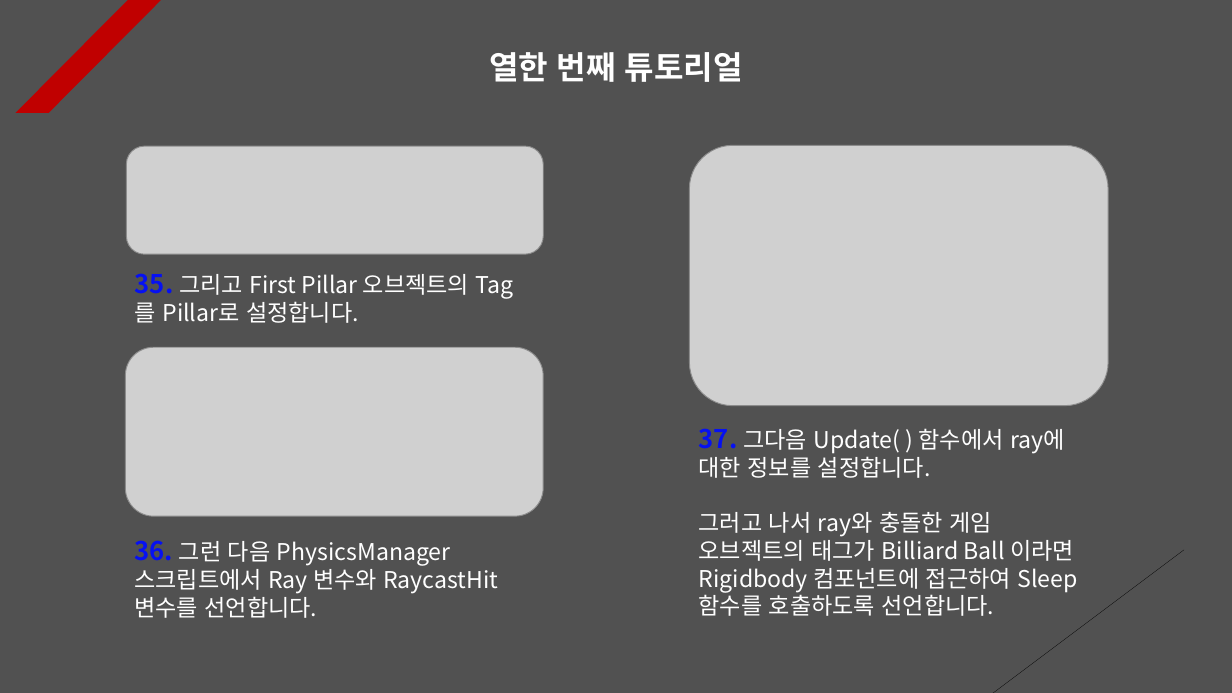
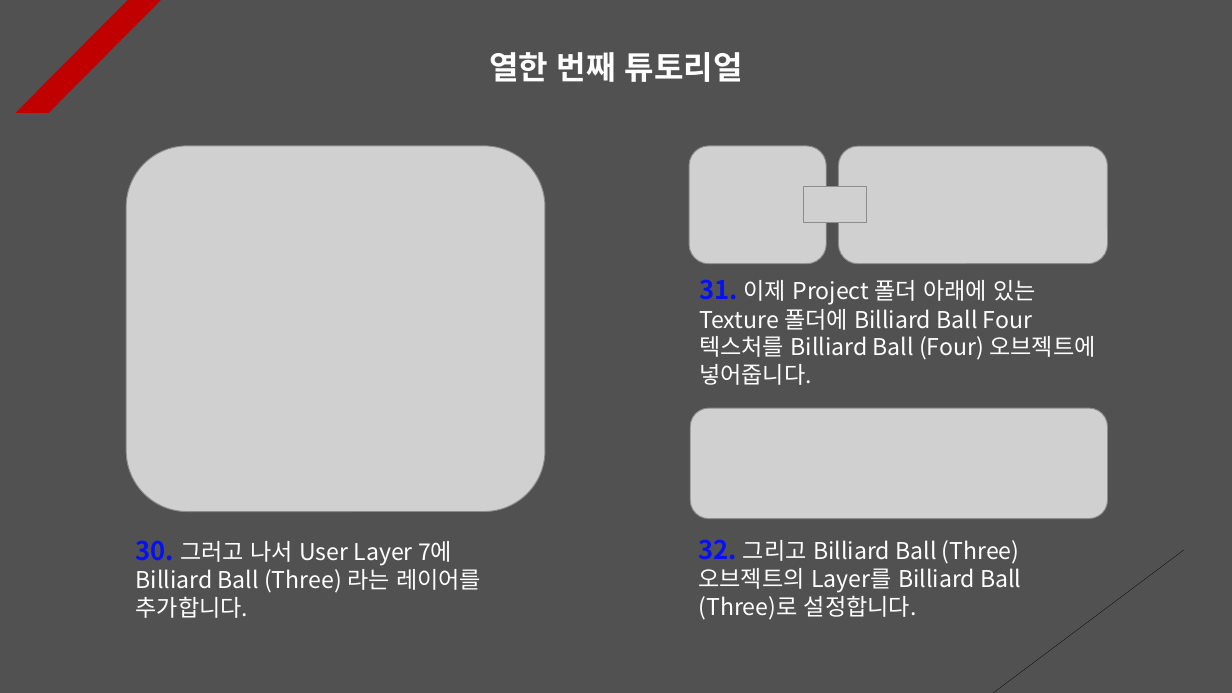
Before and after one commit to Unity2033/3D-UnityEngine, a slide deck: slide 11 of Assets/Physics/PPT Data/Physics Example.pptx. Drawn at 1232x693 pixels with LibreOffice and Linux fonts; fonts in the diff are those of the drawing; grey boxes stand for pictures. Boxes give left, top, right and bottom in pixels: in the first picture for what was removed or moved away, otherwise in the second. Text is boxed around its words. In the diff, an @@ line names an element or a change of style, - is before the commit and + after.

```diff
--- a/Assets/Physics/PPT Data/Physics Example.pptx
+++ b/Assets/Physics/PPT Data/Physics Example.pptx
@@ picture removed at (x1=127, y1=146, x2=543, y2=254) @@
@@ picture added at (x1=127, y1=146, x2=545, y2=512) @@
@@ picture removed at (x1=689, y1=145, x2=1108, y2=406) @@
@@ picture added at (x1=689, y1=146, x2=826, y2=263) @@
@@ picture added at (x1=838, y1=146, x2=1107, y2=263) @@
@@ picture added at (x1=803, y1=187, x2=867, y2=223) @@
@@ text added at (x1=699, y1=279, x2=1095, y2=385), 18 pt, text #FFFFFF @@
+31. 이제 Project 폴더 아래에 있는 Texture 폴더에 Billiard Ball Four 텍스처를 Billiard Ball (Four) 오브젝트에 넣어줍니다.
@@ picture removed at (x1=126, y1=348, x2=543, y2=517) @@
@@ picture added at (x1=690, y1=409, x2=1108, y2=519) @@
@@ text removed at (x1=699, y1=428, x2=1077, y2=616) @@
-37. 그다음 Update( ) 함수에서 ray에 대한 정보를 설정합니다.
-그러고 나서 ray와 충돌한 게임 오브젝트의 태그가 Billiard Ball 이라면 Rigidbody 컴포넌트에 접근하여 Sleep 함수를 호출하도록 선언합니다.
@@ text at (x1=698, y1=539, x2=1021, y2=620): text changed @@
-35. 그리고 First Pillar 오브젝트의 Tag를 Pillar로 설정합니다.
+32. 그리고 Billiard Ball (Three) 오브젝트의 Layer를 Billiard Ball (Three)로 설정합니다.
@@ text at (x1=136, y1=540, x2=481, y2=618): text changed @@
-36. 그런 다음 PhysicsManager 스크립트에서 Ray 변수와 RaycastHit 변수를 선언합니다.
+30. 그러고 나서 User Layer 7에 Billiard Ball (Three) 라는 레이어를 추가합니다.
```
Also in this commit, not shown: 13 other slides changed, 2 slides added, 22 other files.
